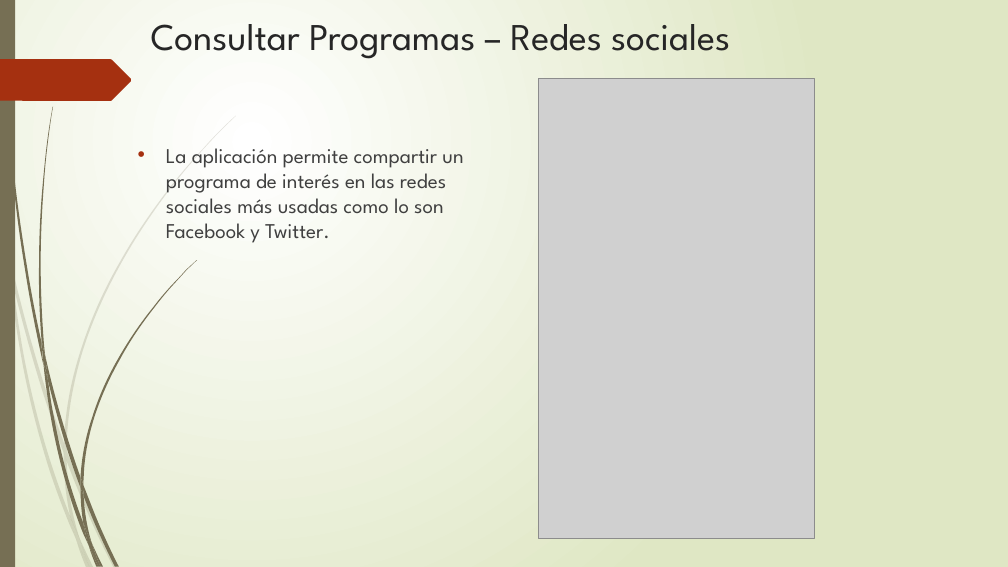
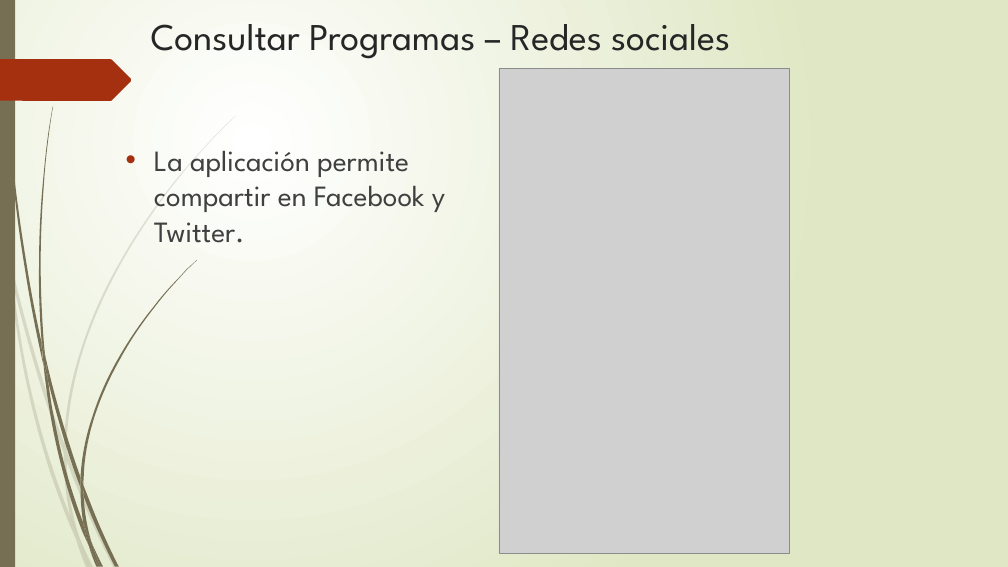
Before and after one commit to anfesmo/Oferta_Institucional, a slide deck: slide 7 of Presentación1.pptx (slide 4 before the commit). Drawn at 1008x567 pixels with LibreOffice and Linux fonts; fonts in the diff are those of the drawing; grey boxes stand for pictures. Boxes give left, top, right and bottom in pixels: in the first picture for what was removed or moved away, otherwise in the second. Text is boxed around its words. In the diff, an @@ line names an element or a change of style, - is before the commit and + after.

```diff
--- a/Presentación1.pptx
+++ b/Presentación1.pptx
@@ picture resized from (x1=539, y1=79, x2=815, y2=538) to (x1=499, y1=69, x2=790, y2=554) @@
@@ text at (x1=154, y1=150, x2=445, y2=243): text changed; size 20 to 28 pt @@
-• La aplicación permite compartir un programa de interés en las redes sociales más usadas como lo son Facebook y Twitter.
+• La aplicación permite compartir en Facebook y Twitter.
```
Also in this commit, not shown: 5 other slides changed, 6 slides added, 3 slides removed, 1 other file.
